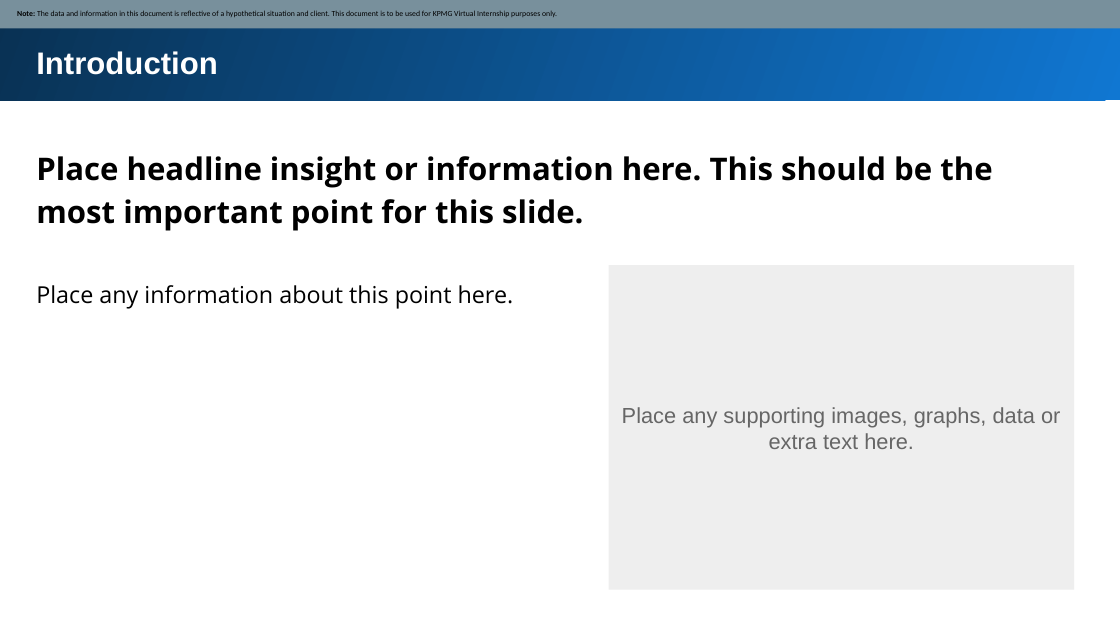
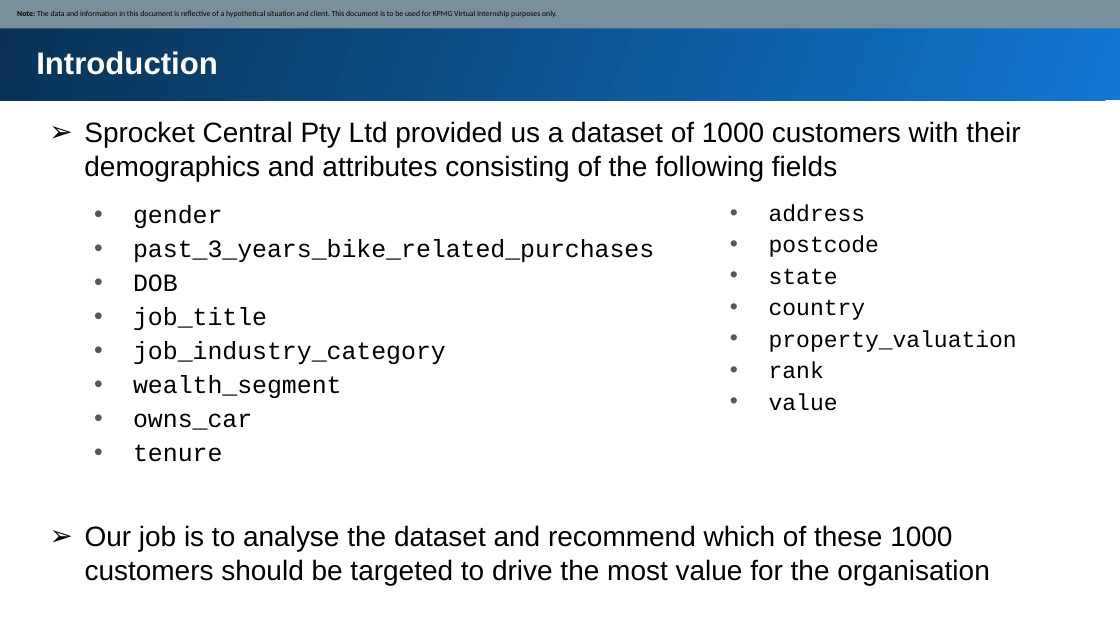
Before and after one commit to Asraful126/Forage, a slide deck: slide 3 of Module_2_Template_slide.pptx. Drawn at 1120x630 pixels with LibreOffice and Linux fonts; fonts in the diff are those of the drawing. Boxes give left, top, right and bottom in pixels: in the first picture for what was removed or moved away, otherwise in the second. Text is boxed around its words. In the diff, an @@ line names an element or a change of style, - is before the commit and + after.

```diff
--- a/Module_2_Template_slide.pptx
+++ b/Module_2_Template_slide.pptx
@@ title added at [84,121,1020,181], 18 pt, text #000000 @@
+➢ Sprocket Central Pty Ltd provided us a dataset of 1000 customers with their demographics and attributes consisting of the following fields
@@ text removed at [36,156,992,231] @@
-Place headline insight or information here. This should be the most important point for this slide.
@@ text added at [133,205,654,462], 16 pt, text #000000 @@
+• gender
+• past_3_years_bike_related_purchases
+• DOB
+• job_title
+• job_industry_category
+• wealth_segment
+• owns_car
+• tenure
@@ text added at [769,204,1017,411], 14.8 pt, text #000000 @@
+• address
+• postcode
+• state
+• country
+• property_valuation
+• rank
+• value
@@ rectangle removed at [609,265,1075,590] @@
@@ text removed at [36,285,514,309] @@
-Place any information about this point here.
@@ text removed at [622,407,1060,449] @@
-Place any supporting images, graphs, data or extra text here.
@@ text added at [85,525,989,585], 18 pt, text #000000 @@
+➢ Our job is to analyse the dataset and recommend which of these 1000 customers should be targeted to drive the most value for the organisation
```
Also in this commit, not shown: 2 other slides changed, 2 slides added, 1 other file.
